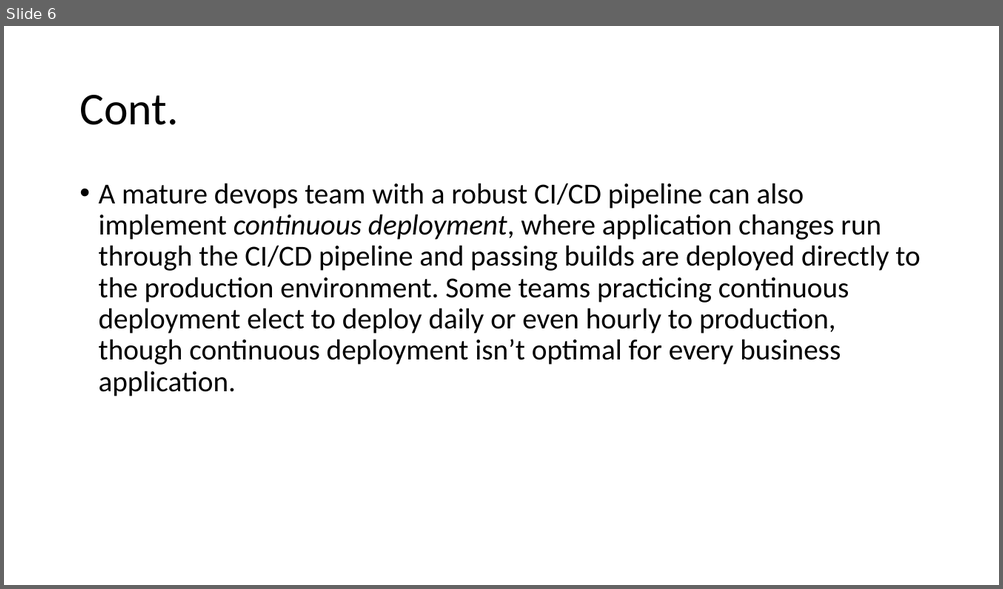
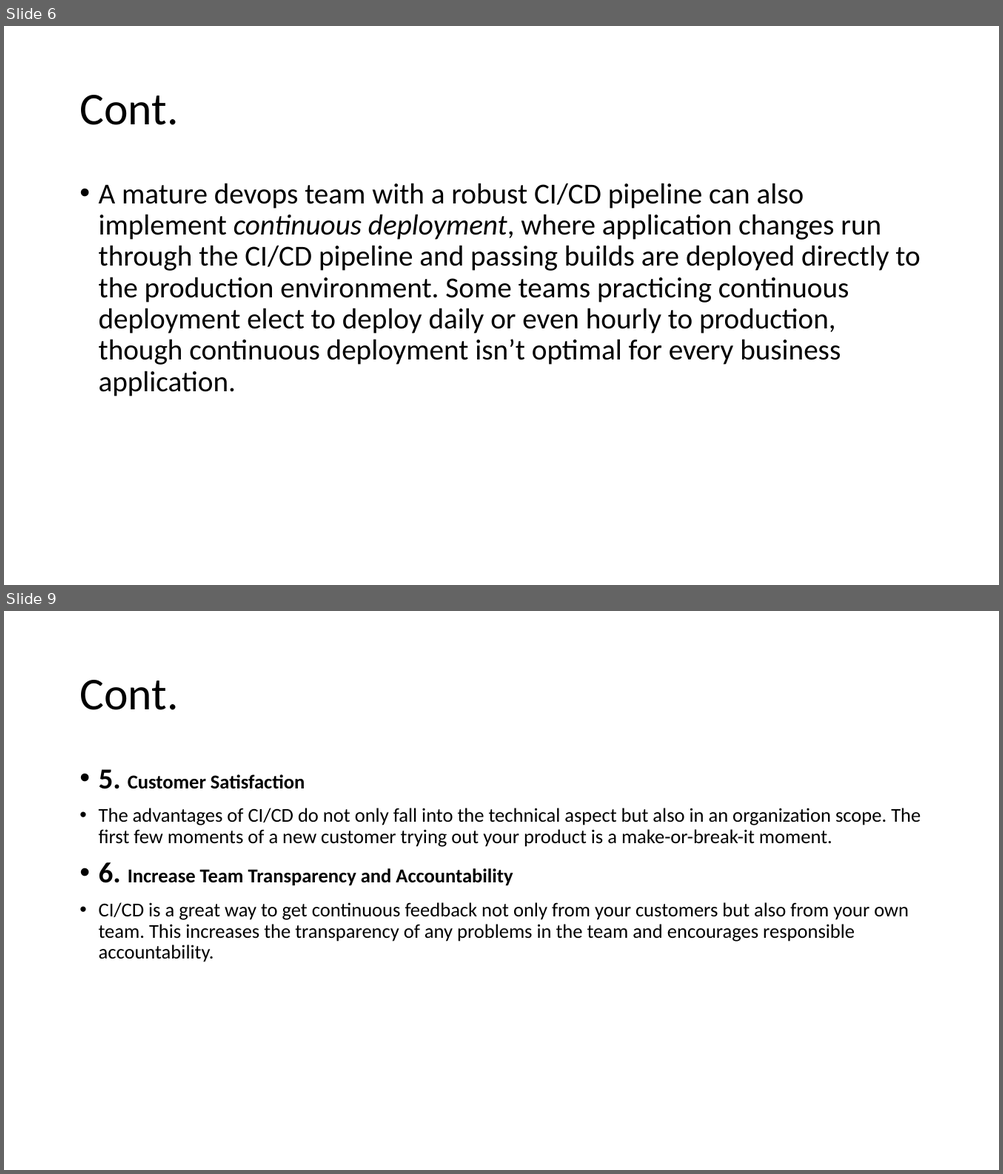
Before and after one commit to SalehHashad/udacity-cloud-devops-engineer-project-3, a slide deck: Presentation.pptx. Shown one above the other, each under a label of ours: slide 6 before the commit, slides 6 and 9 after it; the slides between them are not shown. The pictures are 1003x589 and 1003x1174 pixels, drawn with LibreOffice and Linux fonts; fonts in the diff are those of the drawing. Boxes give left, top, right and bottom in pixels: in the first picture for what was removed or moved away, otherwise in the second. Text is boxed around its words. In the diff, an @@ line names an element or a change of style, - is before the commit and + after.

```diff
--- a/Presentation.pptx
+++ b/Presentation.pptx
@@ slide 9 added at bbox=[4, 611, 999, 1170], background #FFFFFF @@
@@ title added at bbox=[79, 680, 178, 710], 44 pt, text #000000 @@
+Cont.
@@ text added at bbox=[99, 769, 920, 963], 19 pt, text #000000 @@
+• 5. Customer Satisfaction
+• The advantages of CI/CD do not only fall into the technical aspect but also in an organization scope. The first few moments of a new customer trying out your product is a make-or-break-it moment.
+• 6. Increase Team Transparency and Accountability
+• CI/CD is a great way to get continuous feedback not only from your customers but also from your own team. This increases the transparency of any problems in the team and encourages responsible accountability.
```
Also in this commit, not shown: 4 other slides added, 1 slide removed, 3 other files.
